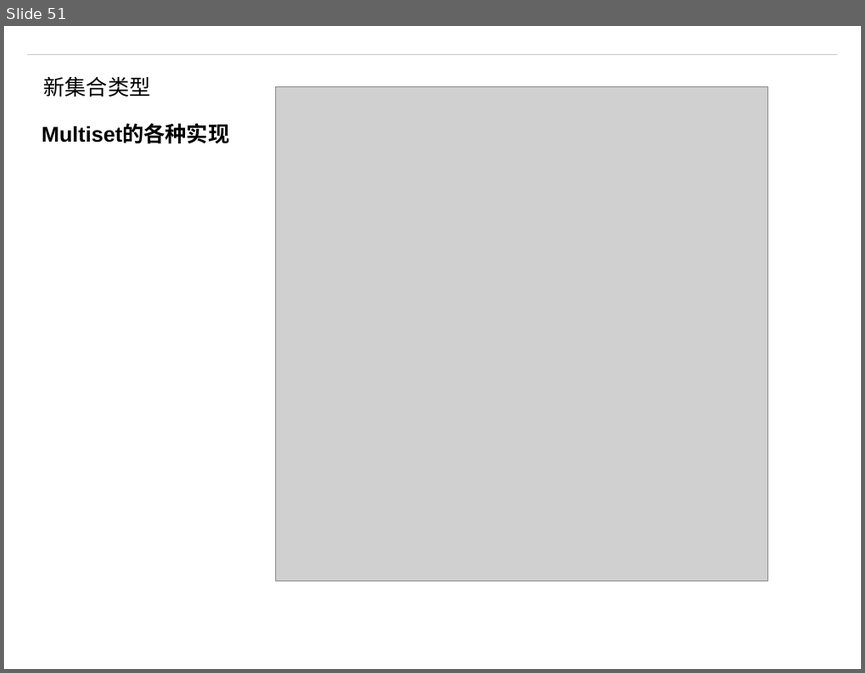
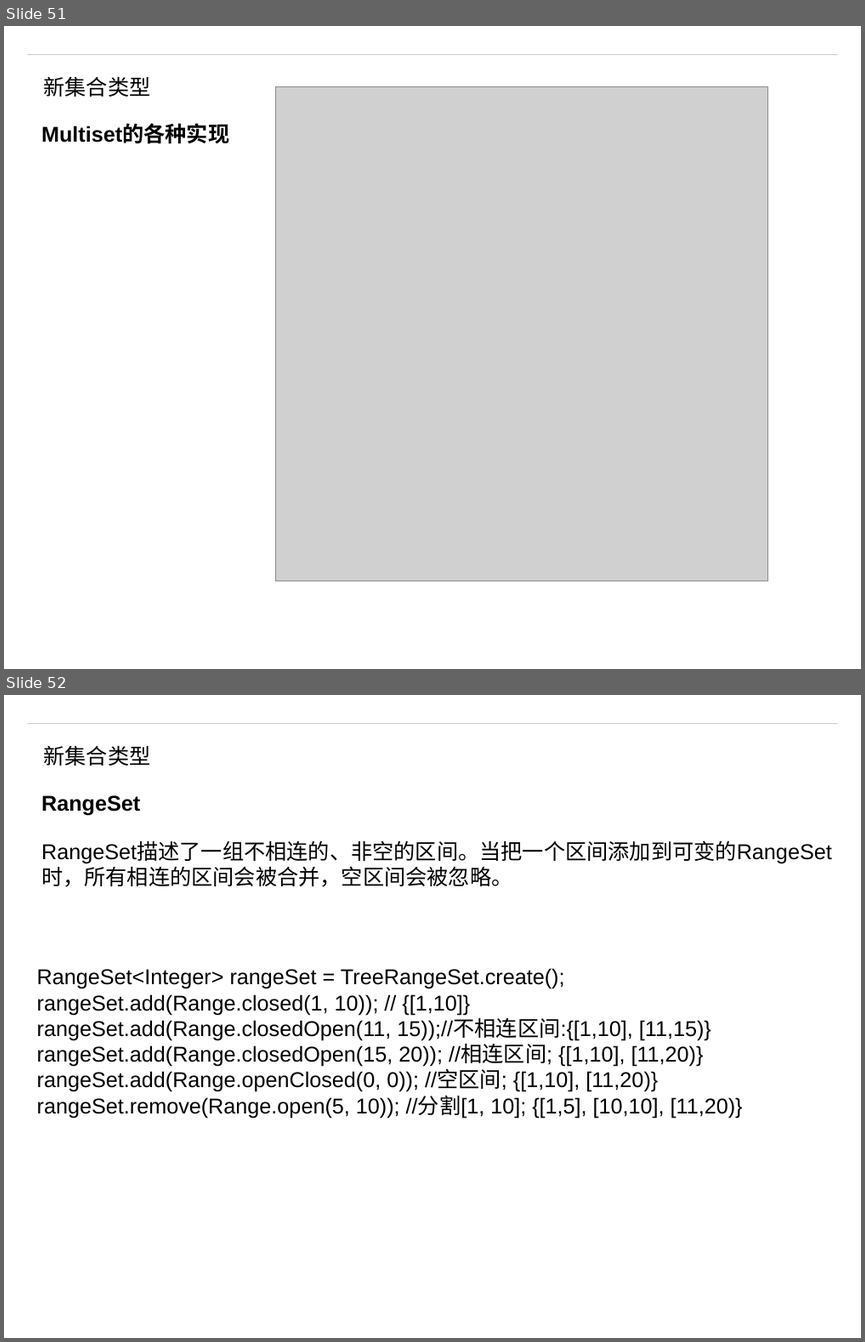
Before and after one commit to matt19870107/Guava, a slide deck: Guava.pptm. Shown one above the other, each under a label of ours: slide 51 before the commit, slides 51 and 52 after it. The pictures are 865x673 and 865x1342 pixels, drawn with LibreOffice and Linux fonts; fonts in the diff are those of the drawing; grey boxes stand for pictures; background and template pictures are left out. Boxes give left, top, right and bottom in pixels: in the first picture for what was removed or moved away, otherwise in the second. Text is boxed around its words. In the diff, an @@ line names an element or a change of style, - is before the commit and + after.

Commit message:
rangeset

```diff
--- a/Guava.pptm
+++ b/Guava.pptm
@@ slide 52 added at (x1=4, y1=695, x2=861, y2=1338), background #FFFFFF; not listed: 1 template element that a slide beside it also shows @@
@@ text added at (x1=44, y1=746, x2=151, y2=766), 18 pt, text #000000 @@
+新集合类型
@@ text added at (x1=41, y1=795, x2=140, y2=816), 18 pt, text #000000, bold @@
+RangeSet
@@ text added at (x1=41, y1=842, x2=832, y2=887), 18 pt, text #000000 @@
+RangeSet描述了一组不相连的、非空的区间。当把一个区间添加到可变的RangeSet时，所有相连的区间会被合并，空区间会被忽略。
@@ text added at (x1=37, y1=968, x2=743, y2=1117), 18 pt, text #000000 @@
+RangeSet<Integer> rangeSet = TreeRangeSet.create();
+rangeSet.add(Range.closed(1, 10)); // {[1,10]}
+rangeSet.add(Range.closedOpen(11, 15));//不相连区间:{[1,10], [11,15)}
+rangeSet.add(Range.closedOpen(15, 20)); //相连区间; {[1,10], [11,20)}
+rangeSet.add(Range.openClosed(0, 0)); //空区间; {[1,10], [11,20)}
+rangeSet.remove(Range.open(5, 10)); //分割[1, 10]; {[1,5], [10,10], [11,20)}
```
Also in this commit, not shown: 2 other slides added.
